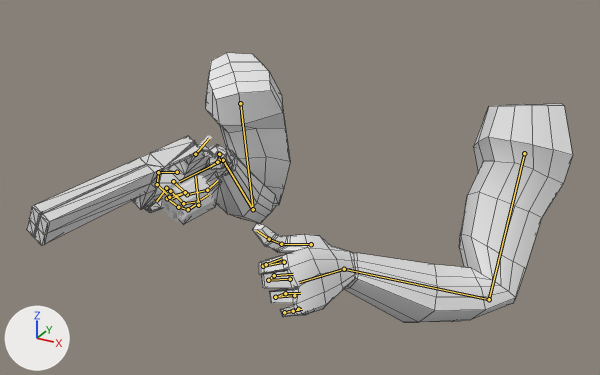
A saved change to the Blender file BlenderTutorial/Arms.blend.
One viewpoint serves both versions: a 50 mm lens placed at (0.964, -2.199, 0.846), pointed at (-0.033, -0.387, -0.06). The lights are fixed; the arrows at lower left show +X, +Y and +Z. The first picture is the older version. Both versions are drawn at frame 6 of the action 'RevolverReloadFromHipOpenCylinderInsertFirstBullet'; the numbers are the values there. The bones that bend it are drawn over the model as lines. Mesh edges are drawn as thin lines on the coarser meshes.

In view in the first picture: 'armMesh', 'gunCylinderMesh', 'gunMesh' and 1 more.
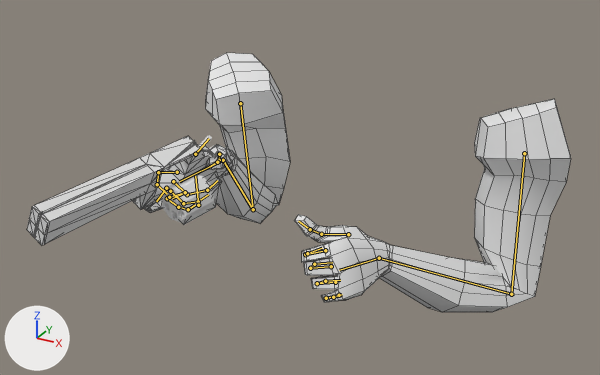
The change, as a list of edits to the scene's bpy script:
```text
Change bone_ik_controller_elbow_r:
    where bone_ik_controller_elbow_r = bpy.data.objects['Armature'].pose.bones['ik.controller.elbow.r']  # child of 'root'
    bone_ik_controller_elbow_r.location: (0.285, -0.35, -0.243) -> (0.256, -0.509, -0.28)
```

What differs and where, as boxes (x1, y1, x2, y2) in the pictures (600 x 375 px):
'armMesh', posed: before (163, 53, 573, 322); after (163, 53, 571, 312)
